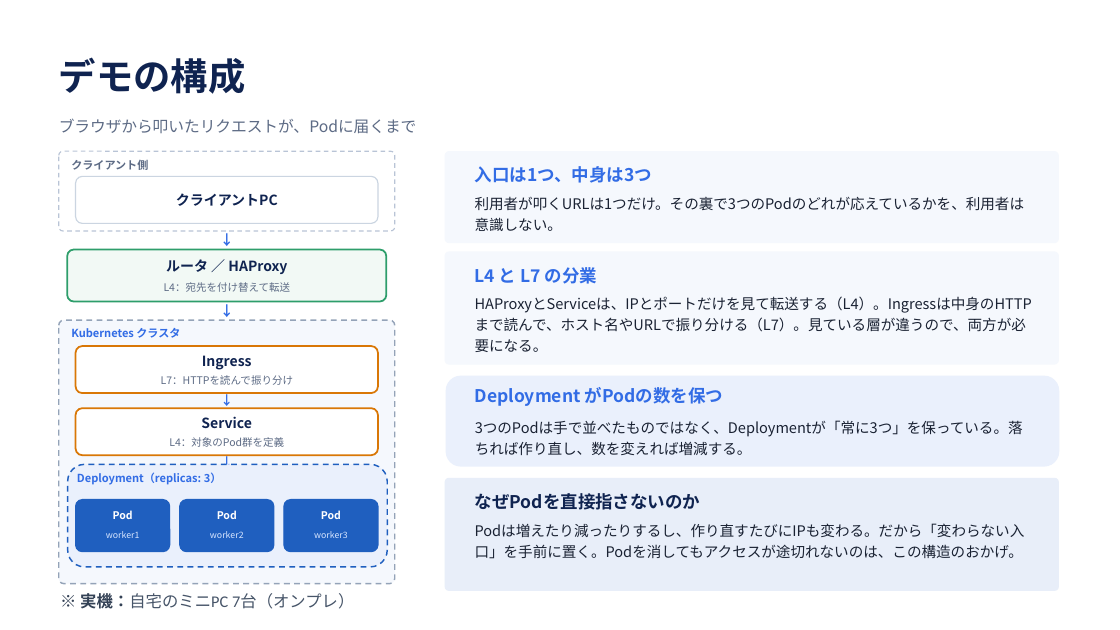
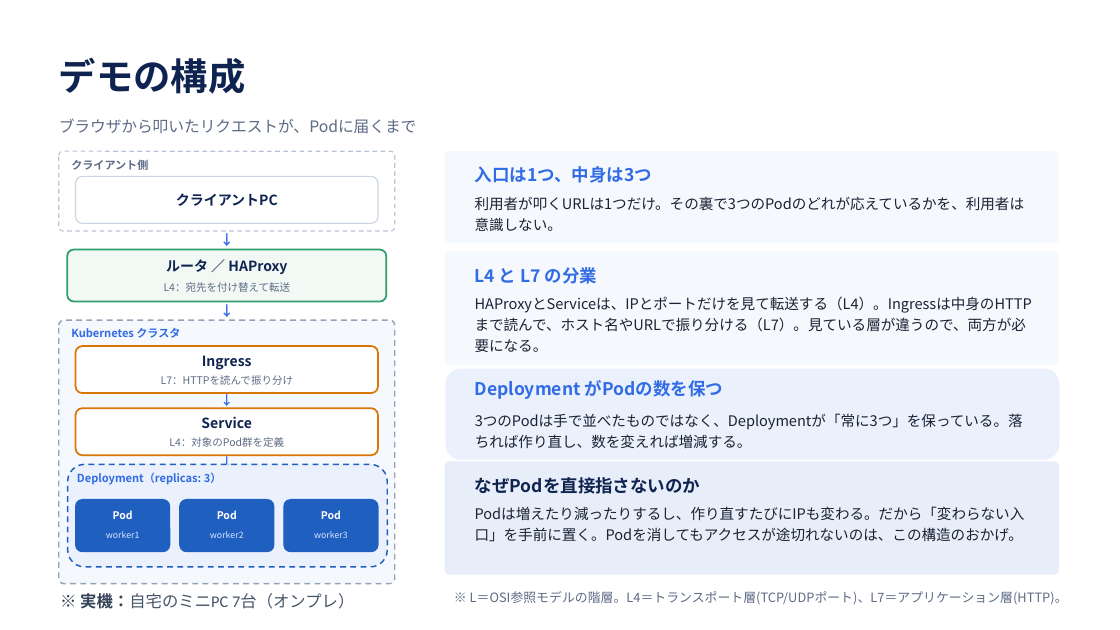
Before and after one commit to wurly200a/k8s-demo, a slide deck: slide 11 of 00Intro/slides/kubernetes-intro.pptx. Drawn at 1120x630 pixels with LibreOffice and Linux fonts; fonts in the diff are those of the drawing. Boxes give left, top, right and bottom in pixels: in the first picture for what was removed or moved away, otherwise in the second. Text is boxed around its words. In the diff, an @@ line names an element or a change of style, - is before the commit and + after.

```diff
--- a/00Intro/slides/kubernetes-intro.pptx
+++ b/00Intro/slides/kubernetes-intro.pptx
@@ 2 texts, 1 rounded rectangle: place and size @@
-2 texts, 1 rounded rectangle at <box>446,376,1060,466</box>
+2 texts, 1 rounded rectangle at <box>446,369,1060,460</box>
@@ 2 texts, 1 rounded rectangle: place and size @@
-2 texts, 1 rounded rectangle at <box>445,478,1059,590</box>
+2 texts, 1 rounded rectangle at <box>445,462,1059,574</box>
@@ text added at <box>470,591,1068,605</box>, 11 pt, text #5D6B85 @@
+※ L＝OSI参照モデルの階層。L4＝トランスポート層(TCP/UDPポート)、L7＝アプリケーション層(HTTP)。
```
Also in this commit, not shown: 2 other slides changed.
